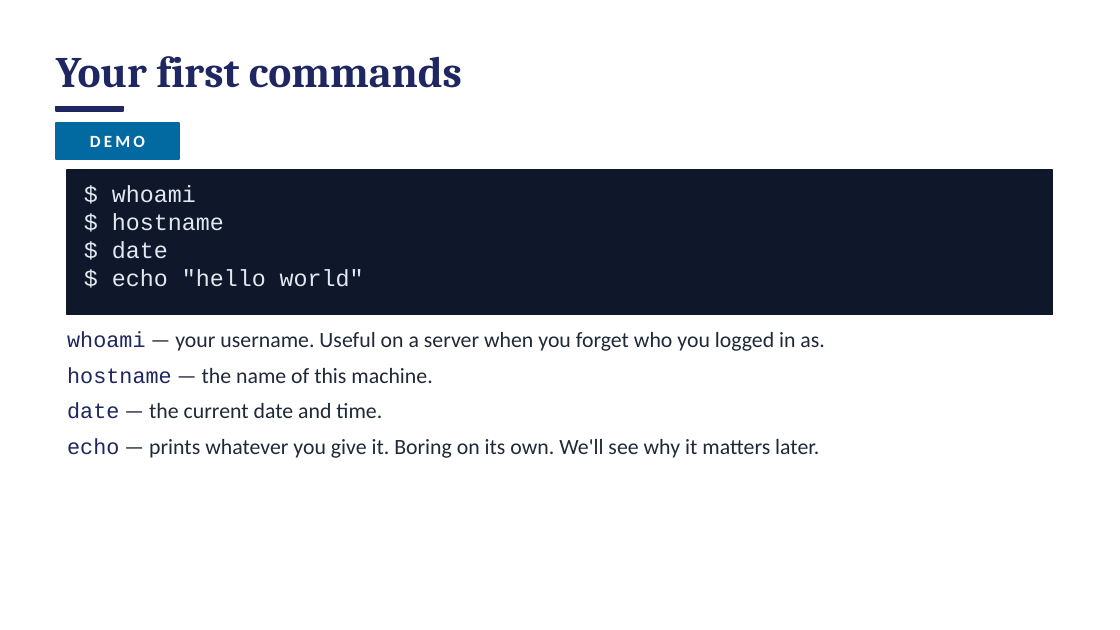
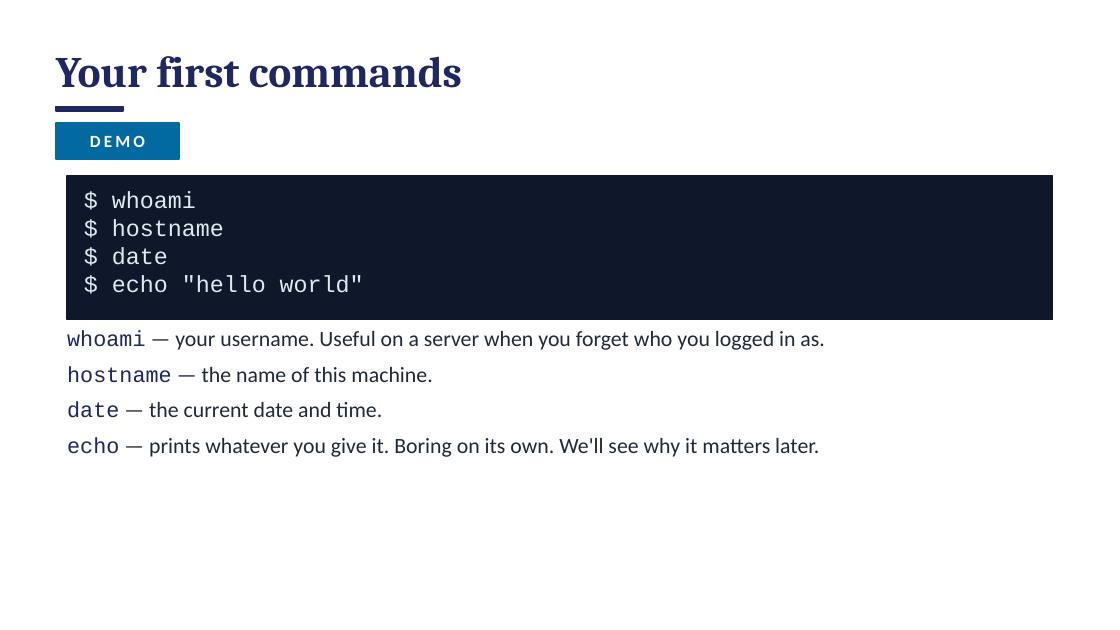
Before and after one commit to access-ci-org/Operations-STEP-2026, a slide deck: slide 28 of Linux_Terminal/DRAFT_workshop-linux-session1.pptx. Drawn at 1120x630 pixels with LibreOffice and Linux fonts; fonts in the diff are those of the drawing. Boxes give left, top, right and bottom in pixels: in the first picture for what was removed or moved away, otherwise in the second. Text is boxed around its words. In the diff, an @@ line names an element or a change of style, - is before the commit and + after.

```diff
--- a/Linux_Terminal/DRAFT_workshop-linux-session1.pptx
+++ b/Linux_Terminal/DRAFT_workshop-linux-session1.pptx
@@ rectangle: place and size @@
-rectangle at (67,170,1053,315)
+rectangle at (67,176,1053,319)
@@ text "$ whoami": place and size @@
-text "$ whoami" at (112,185,364,287)
+text "$ whoami" at (112,191,364,293)
```
Also in this commit, not shown: 92 other slides changed, 1 slide added, 3 slides removed, 1 other file.
